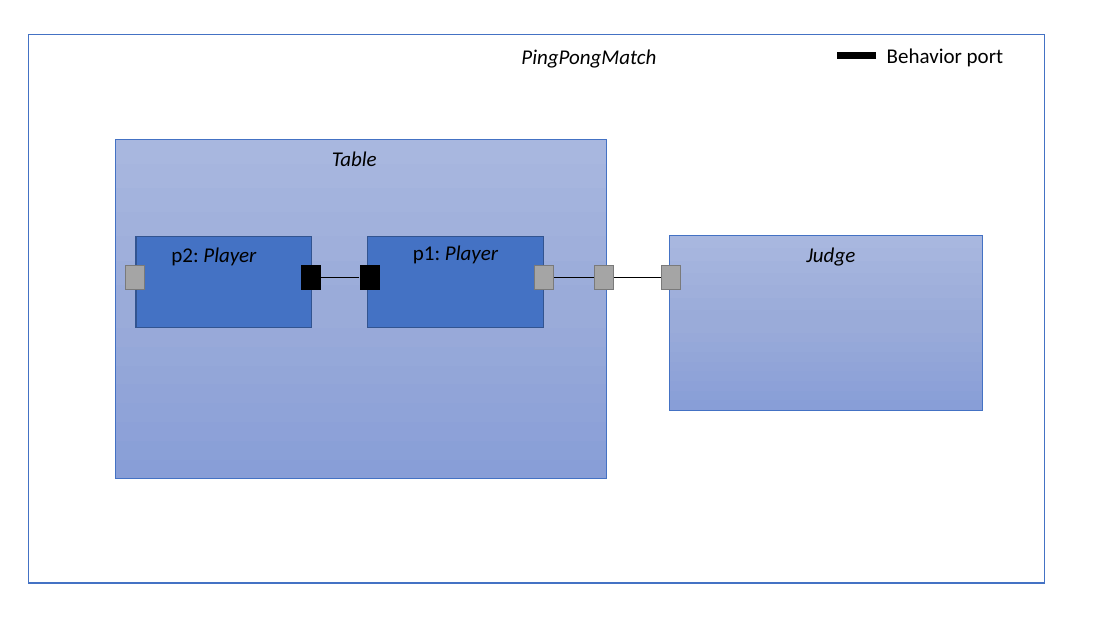
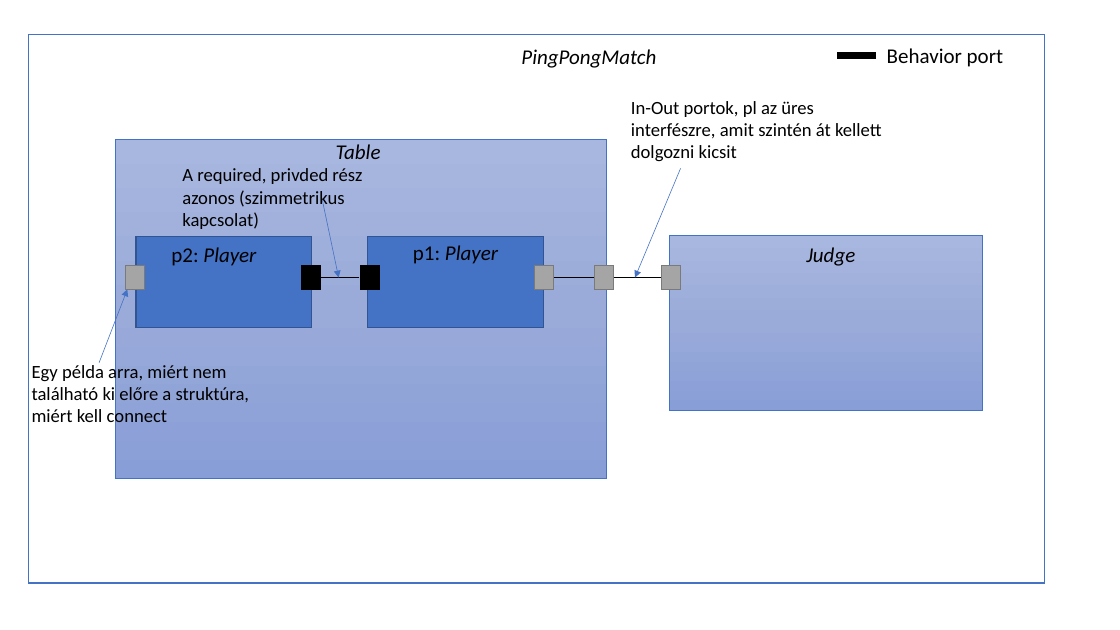
Before and after one commit to nagyandras95/Egyetem, a slide deck: slide 2 of port_versions/ping-pong-demo.pptx. Drawn at 1120x630 pixels with LibreOffice and Linux fonts; fonts in the diff are those of the drawing. Boxes give left, top, right and bottom in pixels: in the first picture for what was removed or moved away, otherwise in the second. Text is boxed around its words. In the diff, an @@ line names an element or a change of style, - is before the commit and + after.

```diff
--- a/port_versions/ping-pong-demo.pptx
+++ b/port_versions/ping-pong-demo.pptx
@@ text added at <box>631,101,882,161</box>, 16 pt, text #000000 @@
+In-Out portok, pl az üres interfészre, amit szintén át kellett dolgozni kicsit
@@ text "Table": place and size @@
-text "Table" at <box>332,151,377,166</box>
+text "Table" at <box>336,144,381,159</box>
@@ text added at <box>182,168,362,229</box>, 16 pt, text #000000 @@
+A required, privded rész azonos (szimmetrikus kapcsolat)
@@ arrow added from (681, 168) to (635, 277), #4472C4 0.5 pt @@
@@ arrow added from (323, 200) to (339, 277), #4472C4 0.5 pt @@
@@ arrow added from (99, 363) to (128, 289), #4472C4 0.5 pt @@
@@ text added at <box>32,362,250,428</box>, 16 pt, text #000000 @@
+Egy példa arra, miért nem található ki előre a struktúra, miért kell connect
```
Also in this commit, not shown: 2 slides added.
